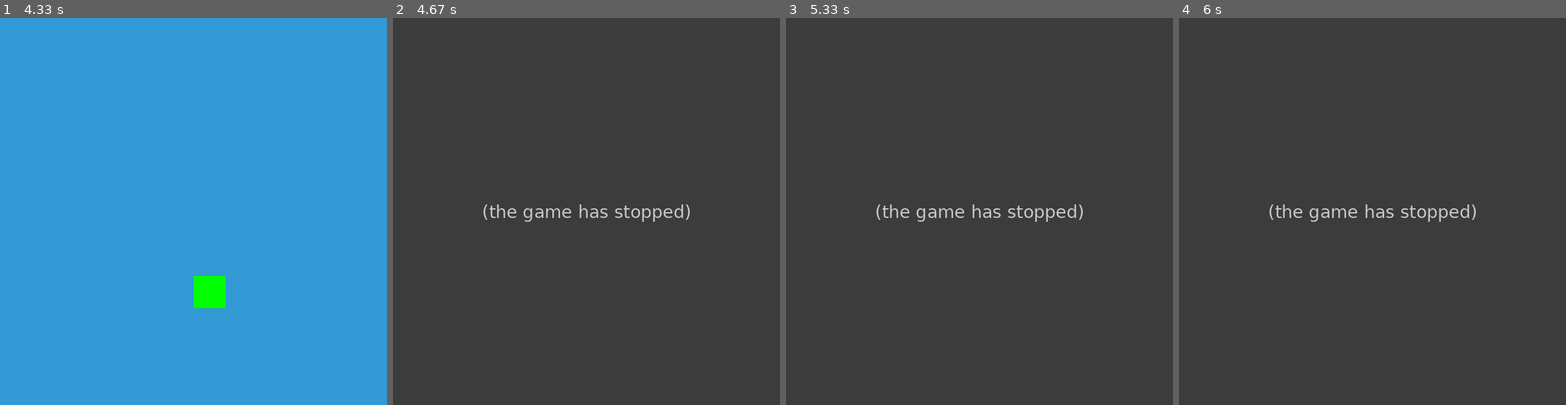
Above: before the commit, frames 1-4 (left to right).
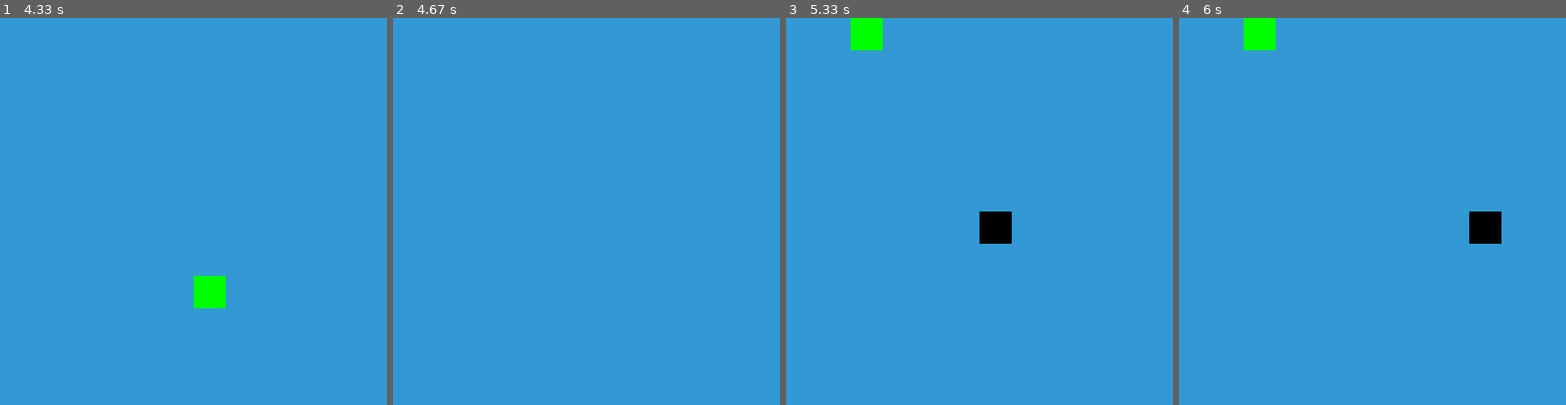
Above: after the commit, the same moments.

Repository: patrickweaver/snake_pygame
Game: pygame game, started from main.py
The game is run twice, just before and just after one commit, with the same random seed, the same clock (stepped at 60 frames per second) and the same inputs.
Inputs:
- Up to frame 1 (4.33 s): tap Space at 0.33, 0.73, 1.23, 1.73, 2.3, 2.88, 3.47, 4.05 s
- Up to frame 2 (4.67 s): no input
- Up to frame 3 (5.33 s): tap C at 5.23 s
- Up to frame 4 (6 s): no input

Frame 1 is identical in both runs. In frame 2, 100% of the frame differs, in the area x 0-100%, y 0-100%; in frame 3, 100%; in frame 4, 100%.
Error before the commit: NameError: name 'font_style' is not defined (main.py line 30); the game stopped at 4.4 s (later frames are placeholders)

Commit message:
fix messages

Diff:
--- a/main.py
+++ b/main.py
@@ -21,19 +21,24 @@
 snake_block = 50
 snake_speed = 5
 
+#font_style = pygame.font.SysFont("courier", 25)
+#score_font = pygame.font.SysFont("courier", 35)
+
 def our_snake(snake_block, snake_list):
     for x in snake_list:
         pygame.draw.rect(dis, black, [x[0], x[1], snake_block, snake_block])
 
 
 def message(msg, color):
-    mesg = font_style.render(msg, True, color)
-    dis.blit(mesg, [dis_width / 6, dis_height / 3])
+    #mesg = font_style.render(msg, True, color)
+    #dis.blit(mesg, [dis_width / 6, dis_height / 3])
+    print(msg)
 
 
 def gameLoop():
     game_over = False
     game_close = False
+    game_over_message = False
 
     x1 = dis_width / 2
     y1 = dis_height / 2
@@ -51,7 +56,9 @@
 
         while game_close == True:
             dis.fill(blue)
-            message("You Lost! Press C-Play Again or Q-Quit", red)
+            if not game_over_message:
+                message("You Lost! Press C-Play Again or Q-Quit", red)
+                game_over_message = True
 
             pygame.display.update()
 
